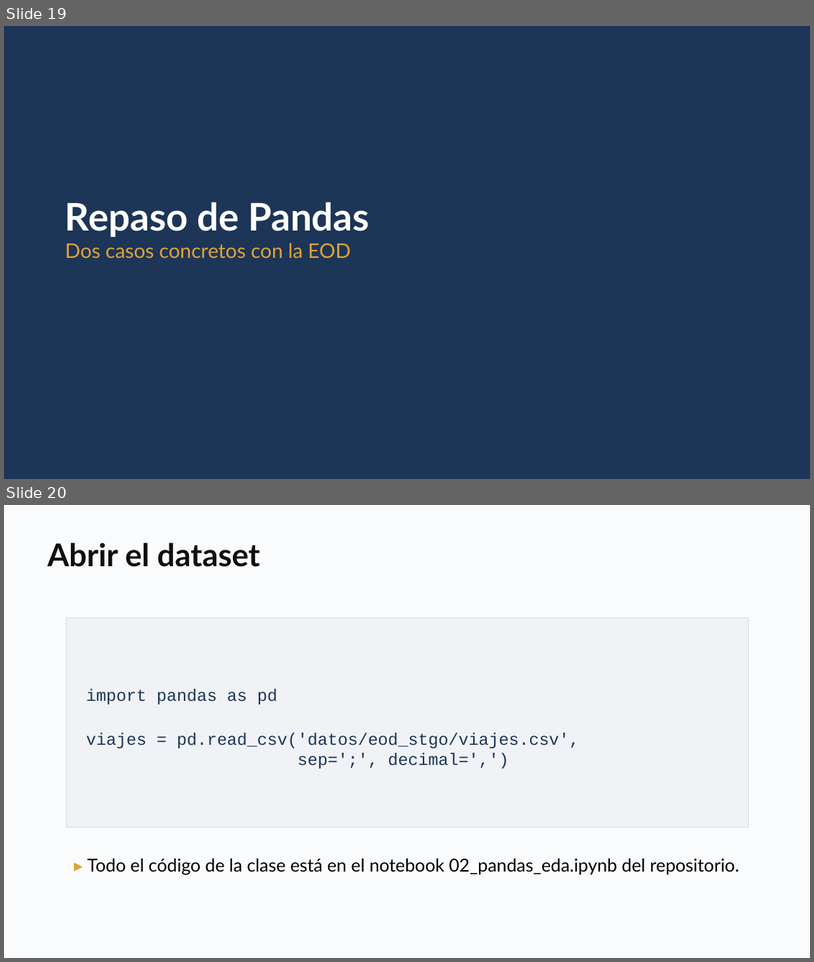
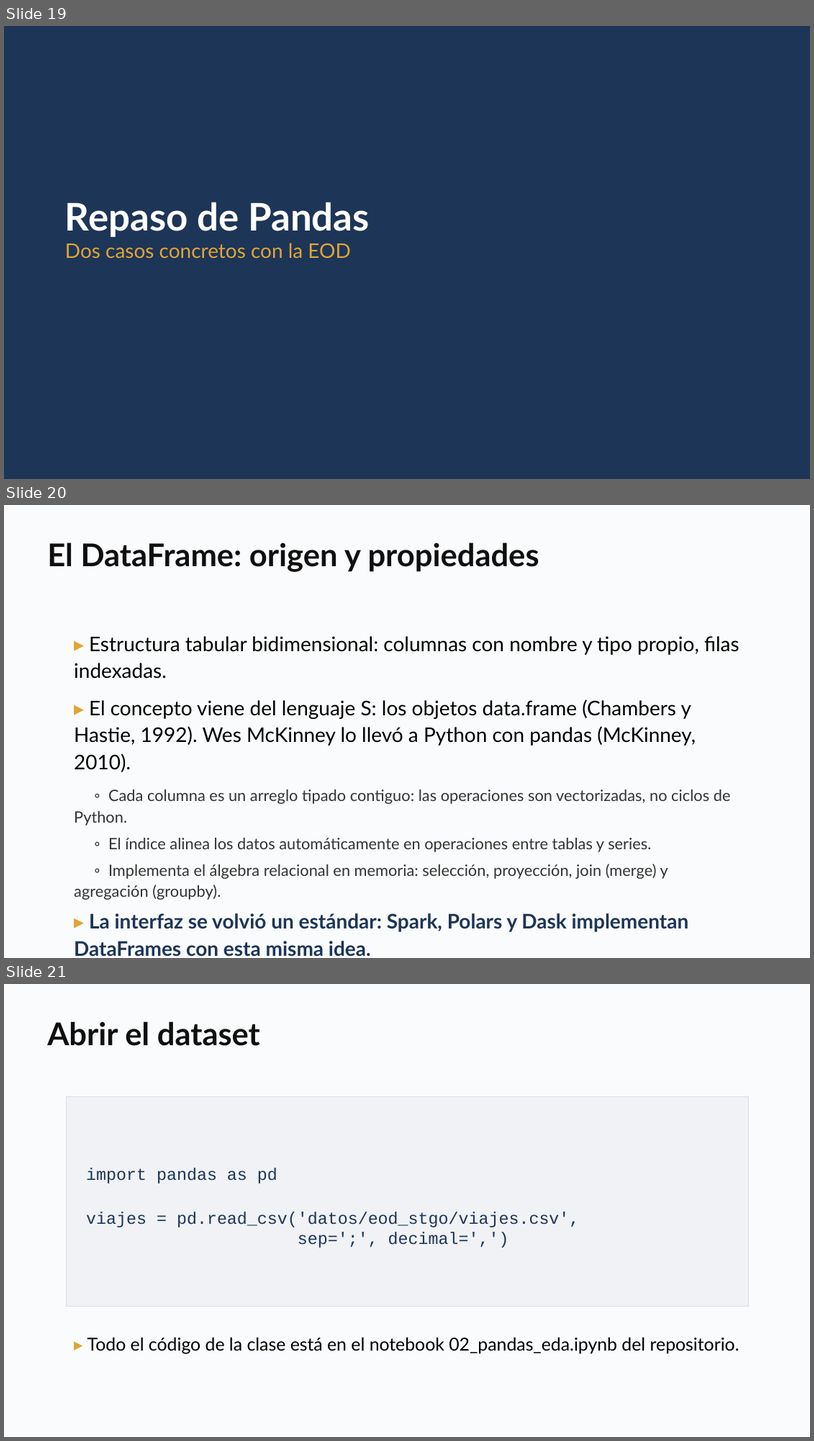
Before and after one commit to daniopitz/cienciadatos, a slide deck: presentaciones/clase02_pandas_eda.pptx. Shown one above the other, each under a label of ours: slides 19 and 20 before the commit, slides 19, 20 and 21 after it. The pictures are 814x962 and 814x1441 pixels, drawn with LibreOffice and Linux fonts; fonts in the diff are those of the drawing. Boxes give left, top, right and bottom in pixels: in the first picture for what was removed or moved away, otherwise in the second. Text is boxed around its words. In the diff, an @@ line names an element or a change of style, - is before the commit and + after.

```diff
--- a/presentaciones/clase02_pandas_eda.pptx
+++ b/presentaciones/clase02_pandas_eda.pptx
@@ slide 20 added at [4,505,810,958], background #FFFFFF @@
@@ rectangle added at [4,505,810,958], fill #FAFBFC @@
@@ text added at [47,542,540,572], 28 pt, text #0F0F0F, bold @@
+El DataFrame: origen y propiedades
@@ text added at [74,636,740,956], 18 pt, text #333333 @@
+▸ Estructura tabular bidimensional: columnas con nombre y tipo propio, filas indexadas.
+▸ El concepto viene del lenguaje S: los objetos data.frame (Chambers y Hastie, 1992). Wes McKinney lo llevó a Python con pandas (McKinney, 2010).
+◦ Cada columna es un arreglo tipado contiguo: las operaciones son vectorizadas, no ciclos de Python.
+◦ El índice alinea los datos automáticamente en operaciones entre tablas y series.
+◦ Implementa el álgebra relacional en memoria: selección, proyección, join (merge) y agregación (groupby).
+▸ La interfaz se volvió un estándar: Spark, Polars y Dask implementan DataFrames con esta misma idea.
@@ what was slide 20 is now slide 21 @@
```
Also in this commit, not shown: 2 slides changed, 2 other files.
